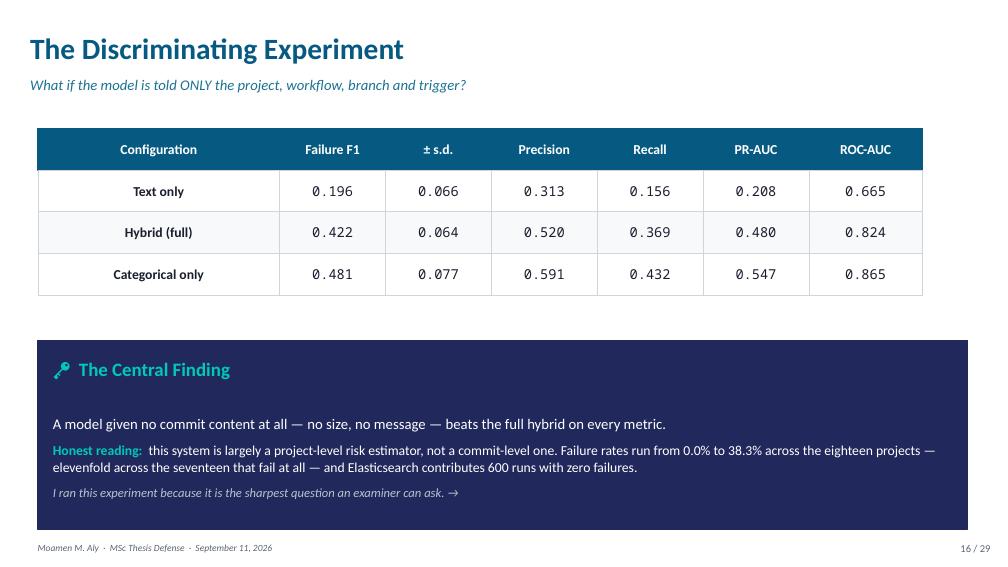
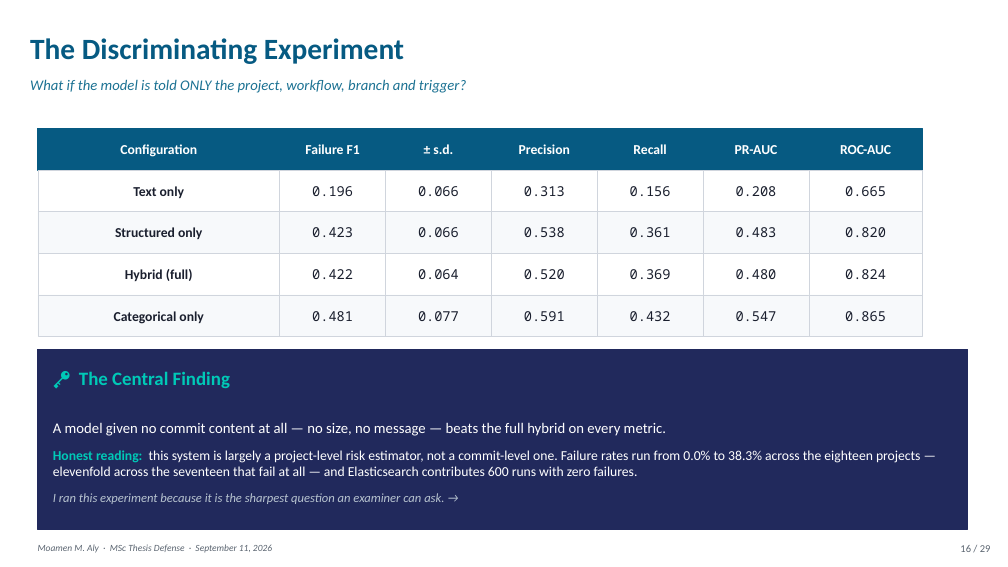
Before and after one commit to moamen-kit/ci-cd-prediction-master-degree, a slide deck: slide 16 of defence/2_Defense_Presentation.pptx. Drawn at 1008x567 pixels with LibreOffice and Linux fonts; fonts in the diff are those of the drawing. Boxes give left, top, right and bottom in pixels: in the first picture for what was removed or moved away, otherwise in the second. Text is boxed around its words. In the diff, an @@ line names an element or a change of style, - is before the commit and + after.

```diff
--- a/defence/2_Defense_Presentation.pptx
+++ b/defence/2_Defense_Presentation.pptx
@@ text added at (x1=115, y1=227, x2=202, y2=239), 13 pt, text #1A1F2E, bold @@
+Structured only
@@ text added at (x1=312, y1=227, x2=353, y2=237), 13 pt, text #1A1F2E @@
+0.423
@@ text added at (x1=418, y1=227, x2=459, y2=237), 13 pt, text #1A1F2E @@
+0.066
@@ text added at (x1=524, y1=227, x2=565, y2=237), 13 pt, text #1A1F2E @@
+0.538
@@ text added at (x1=630, y1=227, x2=671, y2=237), 13 pt, text #1A1F2E @@
+0.361
@@ text added at (x1=736, y1=227, x2=777, y2=237), 13 pt, text #1A1F2E @@
+0.483
@@ text added at (x1=845, y1=227, x2=886, y2=237), 13 pt, text #1A1F2E @@
+0.820
@@ 14 texts moved together from (x1=114, y1=227, x2=886, y2=282) to (x1=114, y1=269, x2=886, y2=324) @@
@@ rectangle added at (x1=38, y1=295, x2=280, y2=337), fill #F7F9FB, outline #D0D5DD 0.5 pt @@
@@ rectangle added at (x1=280, y1=295, x2=386, y2=337), fill #F7F9FB, outline #D0D5DD 0.5 pt @@
@@ rectangle added at (x1=386, y1=295, x2=492, y2=337), fill #F7F9FB, outline #D0D5DD 0.5 pt @@
@@ rectangle added at (x1=492, y1=295, x2=597, y2=337), fill #F7F9FB, outline #D0D5DD 0.5 pt @@
@@ rectangle added at (x1=597, y1=295, x2=703, y2=337), fill #F7F9FB, outline #D0D5DD 0.5 pt @@
@@ rectangle added at (x1=703, y1=295, x2=809, y2=337), fill #F7F9FB, outline #D0D5DD 0.5 pt @@
@@ rectangle added at (x1=809, y1=295, x2=923, y2=337), fill #F7F9FB, outline #D0D5DD 0.5 pt @@
@@ rectangle resized from (x1=38, y1=340, x2=968, y2=529) to (x1=38, y1=349, x2=968, y2=529) @@
@@ text "🔑 The Central Finding" moved from (x1=79, y1=362, x2=230, y2=379) to (x1=79, y1=371, x2=230, y2=388) @@
@@ text "A model given no commit ..." moved from (x1=53, y1=418, x2=921, y2=499) to (x1=53, y1=422, x2=921, y2=504) @@
```
Also in this commit, not shown: 3 other files.
